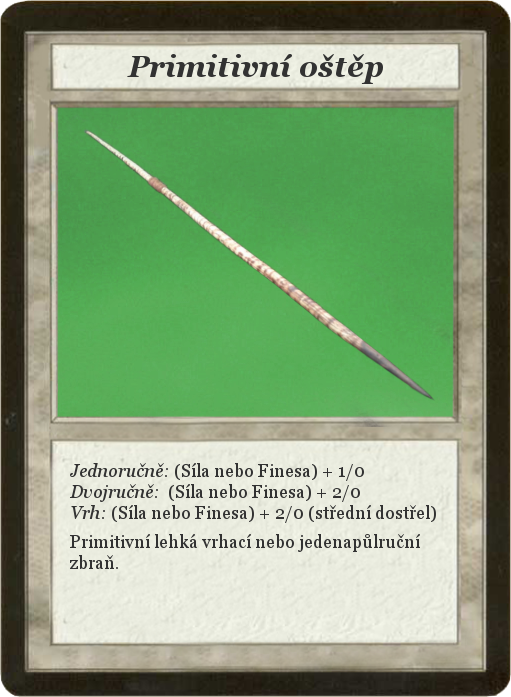
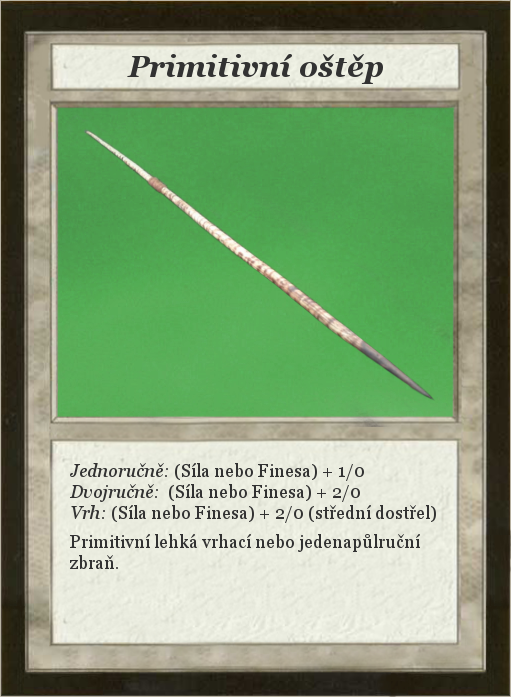
The second (511, 697) image is a revision of the first. Changes to its layers:
painted on "Card" over box(0, 0, 511, 697)
